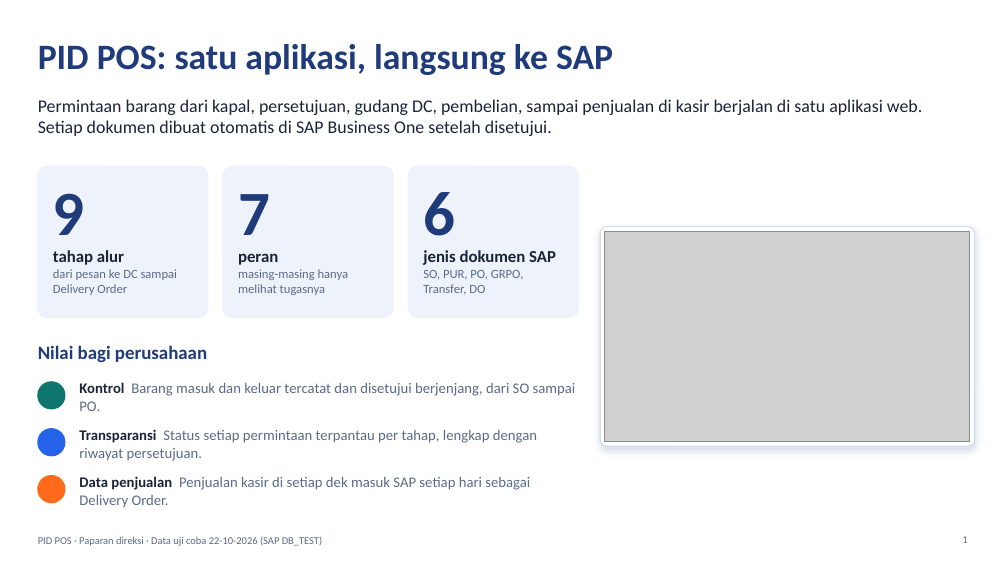
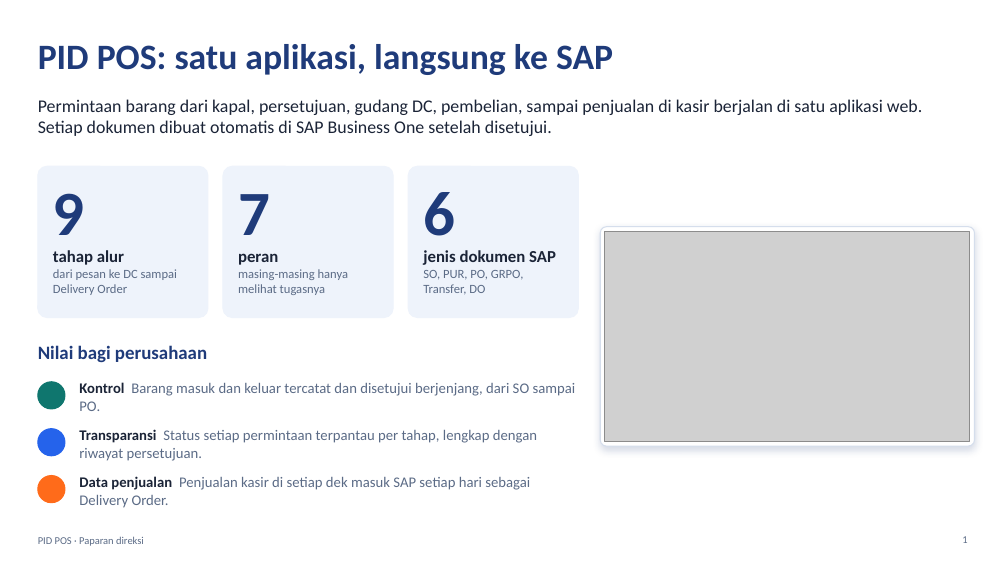
Before and after one commit to alfiandarmawan35/claude, a slide deck: slide 1 of docs/PID_POS_Paparan_Direksi.pptx. Drawn at 1008x567 pixels with LibreOffice and Linux fonts; fonts in the diff are those of the drawing; grey boxes stand for pictures; background and template pictures are left out. Boxes give left, top, right and bottom in pixels: in the first picture for what was removed or moved away, otherwise in the second. Text is boxed around its words. In the diff, an @@ line names an element or a change of style, - is before the commit and + after.

```diff
--- a/docs/PID_POS_Paparan_Direksi.pptx
+++ b/docs/PID_POS_Paparan_Direksi.pptx
@@ text at box(38, 536, 144, 546): text changed @@
-PID POS · Paparan direksi · Data uji coba 22-10-2026 (SAP DB_TEST)
+PID POS · Paparan direksi
```
Also in this commit, not shown: 2 other slides changed, 1 other file.
